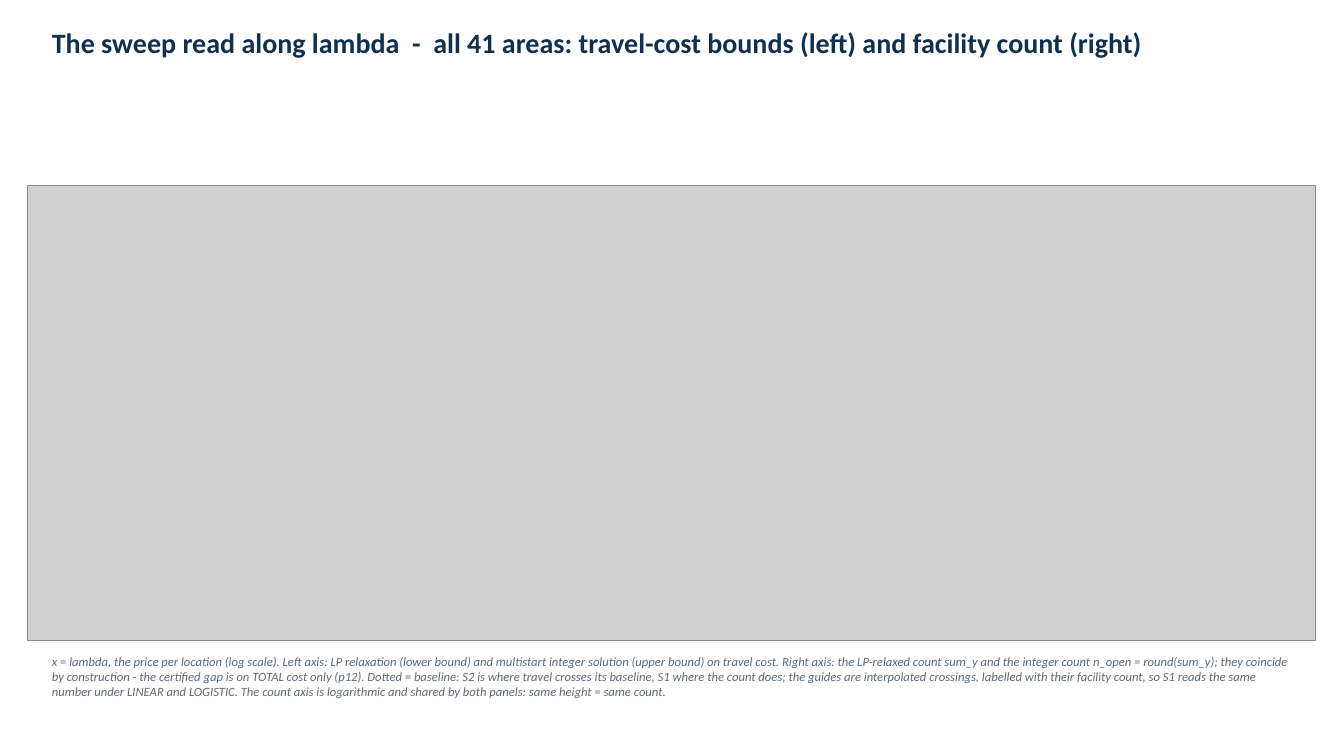
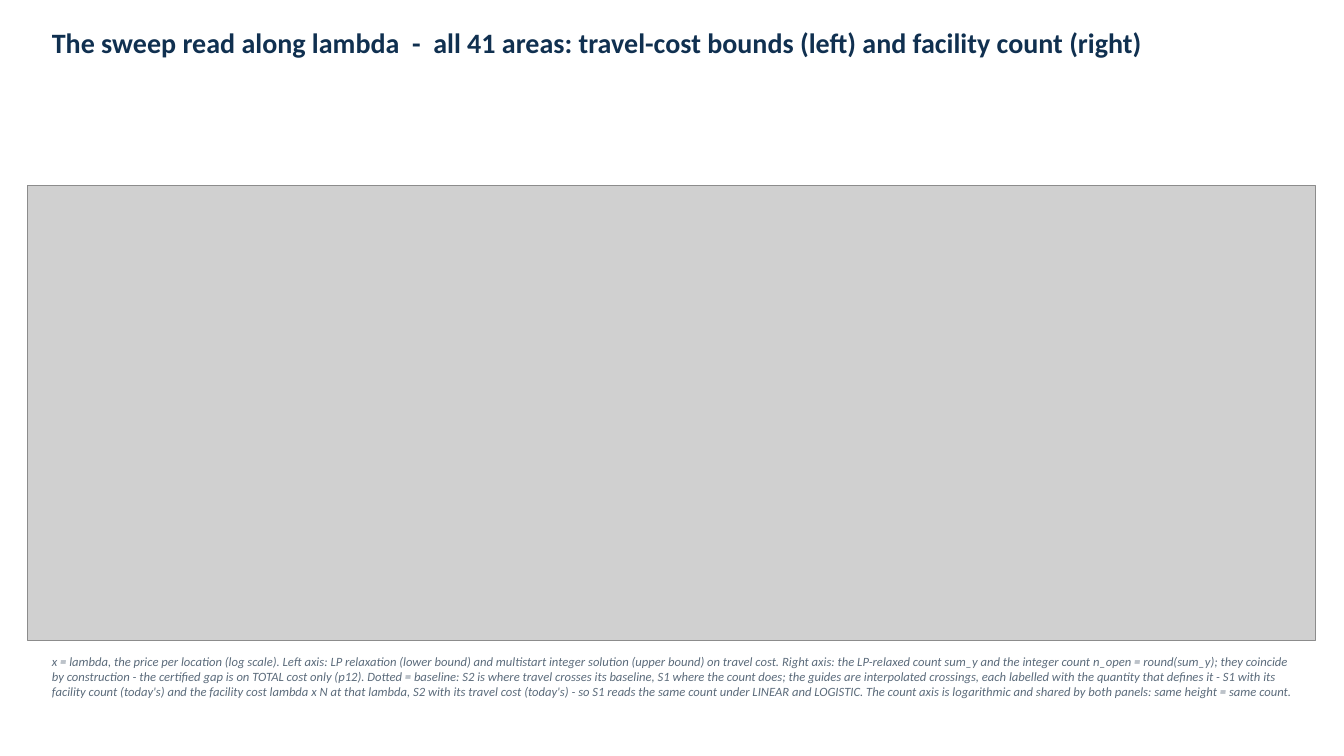
Before and after one commit to ObjectVision/NetworkModel_EU, a slide deck: slide 65 of doc/lambda_sweep5.pptx. Drawn at 1344x756 pixels with LibreOffice and Linux fonts; fonts in the diff are those of the drawing; grey boxes stand for pictures. Boxes give left, top, right and bottom in pixels: in the first picture for what was removed or moved away, otherwise in the second. Text is boxed around its words. In the diff, an @@ line names an element or a change of style, - is before the commit and + after.

```diff
--- a/doc/lambda_sweep5.pptx
+++ b/doc/lambda_sweep5.pptx
@@ text at (52, 657, 1291, 698): text changed @@
-x = lambda, the price per location (log scale). Left axis: LP relaxation (lower bound) and multistart integer solution (upper bound) on travel cost. Right axis: the LP-relaxed count sum_y and the integer count n_open = round(sum_y); they coincide by construction - the certified gap is on TOTAL cost only (p12). Dotted = baseline: S2 is where travel crosses its baseline, S1 where the count does; the guides are interpolated crossings, labelled with their facility count, so S1 reads the same number under LINEAR and LOGISTIC. The count axis is logarithmic and shared by both panels: same height = same count.
+x = lambda, the price per location (log scale). Left axis: LP relaxation (lower bound) and multistart integer solution (upper bound) on travel cost. Right axis: the LP-relaxed count sum_y and the integer count n_open = round(sum_y); they coincide by construction - the certified gap is on TOTAL cost only (p12). Dotted = baseline: S2 is where travel crosses its baseline, S1 where the count does; the guides are interpolated crossings, each labelled with the quantity that defines it - S1 with its facility count (today's) and the facility cost lambda x N at that lambda, S2 with its travel cost (today's) - so S1 reads the same count under LINEAR and LOGISTIC. The count axis is logarithmic and shared by both panels: same height = same count.
```
Also in this commit, not shown: 5 other files.
